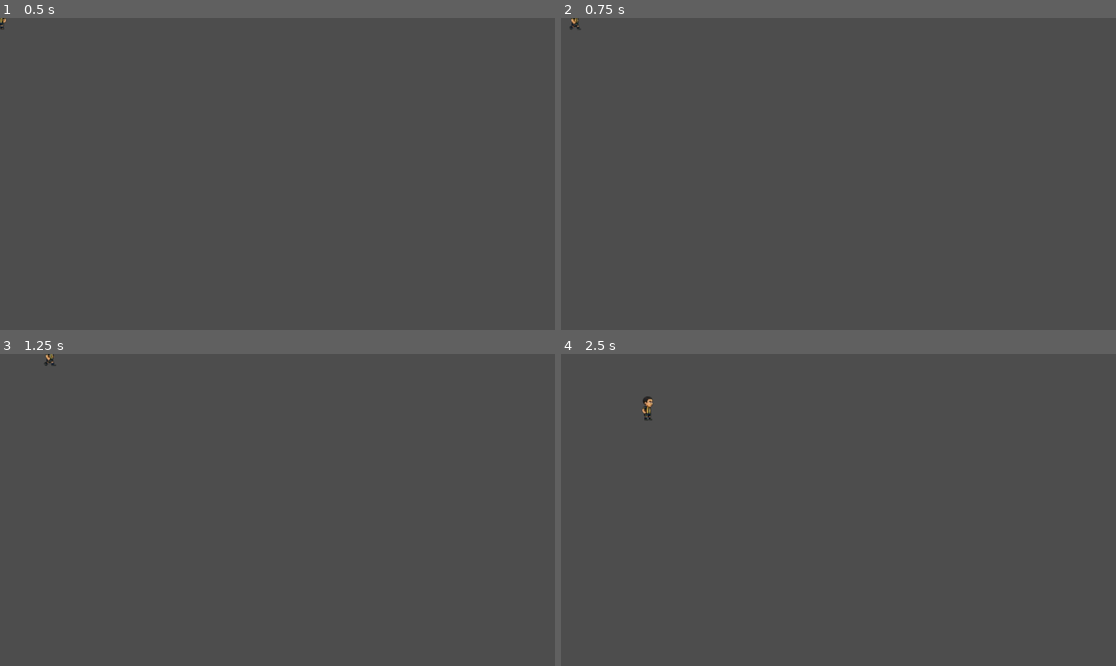
Above: before the commit, frames 1-4 (two rows, left to right).
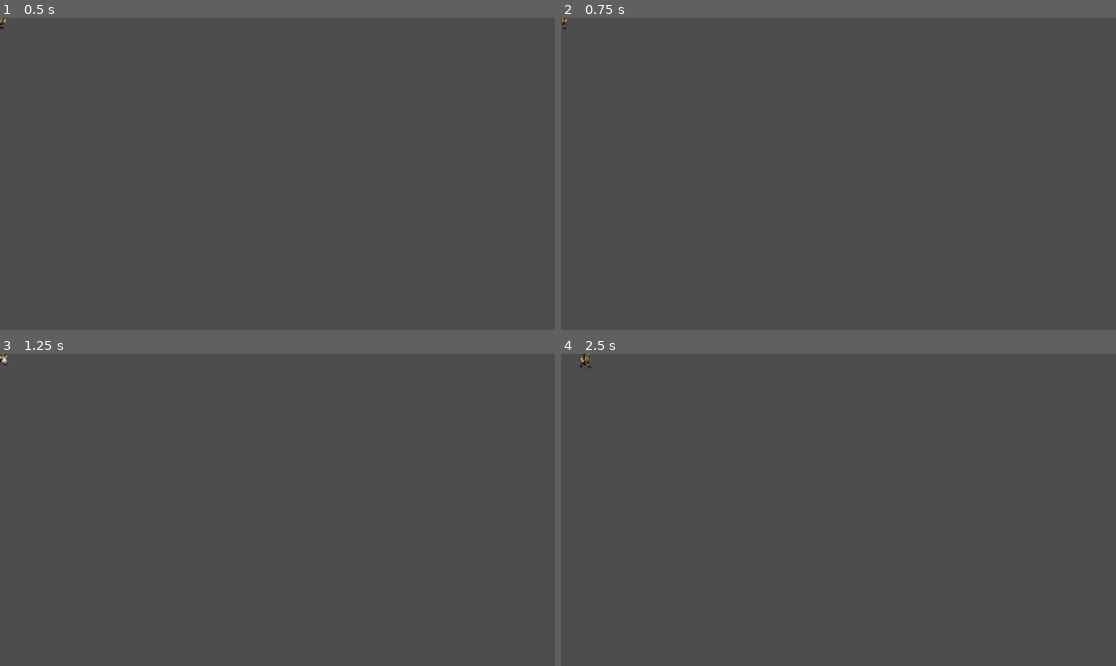
Above: after the commit, the same moments.

Repository: BenjaminGaelSerrano/TP3-Mundial-Ortiz-Serrano
Game: Godot game, scene res://Scenes/fideo.tscn
Same seed, same stepped clock (60 frames per second), same inputs: the game is played once before the commit and once after it. This scene is started directly instead of the project's main scene.
Inputs:
- Up to frame 1 (0.5 s): no input
- Up to frame 2 (0.75 s): tap Enter at 0.5 s; hold D (derecha) from 0.53 s (still down); hold Space (atacar) from 0.53 s (still down)
- Up to frame 3 (1.25 s): keep holding D (derecha); keep holding Space (atacar)
- Up to frame 4 (2.5 s): release D (derecha) at 1.28 s; release Space (atacar) at 1.28 s; hold S (abajo) 1.28-2.03 s; tap Space (atacar) at 1.35 s; hold D (derecha) from 2.03 s (still down); hold Space (atacar) from 2.03 s (still down)

Frame 1 is identical in both runs. In frame 2, less than 0.1% of the frame differs, in the area x 0-4%, y 0-4%; in frame 3, less than 0.1%; in frame 4, 0.2%, in the area x 3-17%, y 0-22%.

Commit message:
el fide puede atacar sin ningun cooldown

Diff:
--- a/secanucas/Scenes/fideo.tscn
+++ b/secanucas/Scenes/fideo.tscn
@@ -4,7 +4,7 @@
 [ext_resource type="Texture2D" uid="uid://buvmggaki8dsu" path="res://aassets/dimari/test.png" id="2_jhuu4"]
 
 [sub_resource type="RectangleShape2D" id="RectangleShape2D_grh7v"]
-size = Vector2(27, 52)
+size = Vector2(32, 52)
 
 [sub_resource type="AtlasTexture" id="AtlasTexture_07jva"]
 atlas = ExtResource("2_jhuu4")
@@ -373,94 +373,94 @@
 [sub_resource type="SpriteFrames" id="SpriteFrames_us8o8"]
 animations = [{
 "frames": [{
-"duration": 1.0,
+"duration": 0.6,
 "texture": SubResource("AtlasTexture_07jva")
 }, {
-"duration": 1.0,
+"duration": 0.7,
 "texture": SubResource("AtlasTexture_grh7v")
 }, {
-"duration": 1.0,
+"duration": 0.6,
 "texture": SubResource("AtlasTexture_oplnq")
 }, {
-"duration": 1.0,
+"duration": 0.7,
 "texture": SubResource("AtlasTexture_mipjr")
 }, {
-"duration": 1.0,
+"duration": 0.6,
 "texture": SubResource("AtlasTexture_ta735")
 }, {
-"duration": 1.0,
+"duration": 0.7,
 "texture": SubResource("AtlasTexture_qdh7u")
 }],
-"loop": true,
+"loop": false,
 "name": &"atacar_abajo",
 "speed": 5.0
 }, {
 "frames": [{
-"duration": 1.0,
+"duration": 0.6,
 "texture": SubResource("AtlasTexture_llpvp")
 }, {
-"duration": 1.0,
+"duration": 0.7,
 "texture": SubResource("AtlasTexture_pvwlv")
 }, {
-"duration": 1.0,
+"duration": 0.6,
 "texture": SubResource("AtlasTexture_o0xs2")
 }, {
-"duration": 1.0,
+"duration": 0.7,
 "texture": SubResource("AtlasTexture_d1jcm")
 }, {
-"duration": 1.0,
+"duration": 0.6,
 "texture": SubResource("AtlasTexture_qfeye")
 }, {
-"duration": 1.0,
+"duration": 0.7,
 "texture": SubResource("AtlasTexture_swcyb")
 }],
-"loop": true,
+"loop": false,
 "name": &"atacar_arriba",
 "speed": 5.0
 }, {
 "frames": [{
-"duration": 1.0,
+"duration": 0.6,
 "texture": SubResource("AtlasTexture_1af7s")
 }, {
-"duration": 1.0,
+"duration": 0.7,
 "texture": SubResource("AtlasTexture_5un6h")
 }, {
-"duration": 1.0,
+"duration": 0.6,
 "texture": SubResource("AtlasTexture_0rhlu")
 }, {
-"duration": 1.0,
+"duration": 0.7,
 "texture": SubResource("AtlasTexture_ct2wf")
 }, {
-"duration": 1.0,
+"duration": 0.6,
 "texture": SubResource("AtlasTexture_3jd28")
 }, {
-"duration": 1.0,
+"duration": 0.7,
 "texture": SubResource("AtlasTexture_m8qgf")
 }],
-"loop": true,
+"loop": false,
 "name": &"atacar_derecha",
 "speed": 5.0
 }, {
 "frames": [{
-"duration": 1.0,
+"duration": 0.6,
 "texture": SubResource("AtlasTexture_hwltb")
 }, {
-"duration": 1.0,
+"duration": 0.7,
 "texture": SubResource("AtlasTexture_dtkdu")
 }, {
-"duration": 1.0,
+"duration": 0.6,
 "texture": SubResource("AtlasTexture_rvvkj")
 }, {
-"duration": 1.0,
+"duration": 0.7,
 "texture": SubResource("AtlasTexture_1epao")
 }, {
-"duration": 1.0,
+"duration": 0.6,
 "texture": SubResource("AtlasTexture_ur3ad")
 }, {
-"duration": 1.0,
+"duration": 0.7,
 "texture": SubResource("AtlasTexture_wverp")
 }],
-"loop": true,
+"loop": false,
 "name": &"atacar_izquierda",
 "speed": 5.0
 }, {
@@ -717,14 +717,16 @@
 }]
 
 [node name="Fideo" type="CharacterBody2D" unique_id=1783322333]
+collision_layer = 2
+collision_mask = 5
 script = ExtResource("1_oplnq")
 
 [node name="CollisionShape2D" type="CollisionShape2D" parent="." unique_id=439949681]
-position = Vector2(-0.5, 0)
+position = Vector2(2, 0)
 shape = SubResource("RectangleShape2D_grh7v")
 
 [node name="AnimatedSprite2D" type="AnimatedSprite2D" parent="." unique_id=2085925937]
 position = Vector2(0, -1.9073486e-06)
 scale = Vector2(1.1369386, 1.0453664)
 sprite_frames = SubResource("SpriteFrames_us8o8")
-animation = &"caminar_derecha"
+animation = &"caminar_abajo"
--- /dev/null
+++ b/secanucas/Scenes/pañuelo_1.tscn
@@ -0,0 +1,18 @@
+[gd_scene format=3 uid="uid://det28s1inbqeq"]
+
+[ext_resource type="Script" uid="uid://dilpt0gvjhrxg" path="res://scripts/pañuelo.gd" id="1_0f2w7"]
+[ext_resource type="Texture2D" uid="uid://b4gcwq0pvi03w" path="res://aassets/items/pañuelo1.png" id="1_1uwwb"]
+
+[sub_resource type="CircleShape2D" id="CircleShape2D_q2mmt"]
+
+[node name="pañuelo1" type="Area2D" unique_id=1875602740]
+script = ExtResource("1_0f2w7")
+
+[node name="CollisionShape2D" type="CollisionShape2D" parent="." unique_id=2008663868]
+shape = SubResource("CircleShape2D_q2mmt")
+
+[node name="Sprite2D" type="Sprite2D" parent="CollisionShape2D" unique_id=896443313]
+scale = Vector2(0.049586765, 0.04651162)
+texture = ExtResource("1_1uwwb")
+
+[connection signal="body_entered" from="." to="." method="_on_body_entered"]
--- a/secanucas/project.godot
+++ b/secanucas/project.godot
@@ -42,6 +42,18 @@
 "events": [Object(InputEventKey,"resource_local_to_scene":false,"resource_name":"","device":-1,"window_id":0,"alt_press …(191 unchanged characters)…
 ]
 }
+secar={
+"deadzone": 0.2,
+"events": [Object(InputEventKey,"resource_local_to_scene":false,"resource_name":"","device":-1,"window_id":0,"alt_pressed":false,"shift_pressed":false,"ctrl_pressed":false,"meta_pressed":false,"pressed":false,"keycode":0,"physical_keycode":82,"key_label":0,"unicode":114,"location":0,"echo":false,"script":null)
+]
+}
+
+[layer_names]
+
+2d_physics/layer_1="mundi"
+2d_physics/layer_2="jugadores"
+2d_physics/layer_3="chiqui"
+2d_physics/layer_4="ataques"
 
 [physics]
 
--- /dev/null
+++ b/secanucas/scripts/pañuelo.gd
@@ -0,0 +1,31 @@
+extends Area2D
+
+const pañuelo= preload("res://Scenes/pañuelo_1.tscn")
+@export var velocidad: float=400.0
+@export var daño: int=15
+@export var distancia_maxima: float=26.0
+
+@export var multiplicador: float= 1.0
+@export var usos_maximos: int= 5
+@export var tiempo_secado: float= 2.0
+var danio_jugador: int= 0
+var direction: Vector2= Vector2.ZERO
+var distancia_recorrida: float= 0.0
+
+func _ready() -> void:
+	pass
+func _process(delta: float) -> void:
+	var paso= direction * velocidad * delta
+	position += paso
+	rotation=direction.angle()
+	distancia_recorrida += paso.length()
+	if distancia_recorrida >= distancia_maxima:
+		queue_free()
+
+
+func _on_body_entered(body: Node2D) -> void:
+	if body.has_method("recibir_daño"):
+		var danio_final = int(danio_jugador * multiplicador)
+		body.recibir_daño(danio_final)
+	if body is TileMapLayer or body.has_method("recibir_daño"):
+		queue_free()
--- a/secanucas/scripts/secanucas.gd
+++ b/secanucas/scripts/secanucas.gd
@@ -1,16 +1,22 @@
 extends CharacterBody2D
-
 class_name JugadorBase
+const pañuelo= preload("res://Scenes/pañuelo_1.tscn")
 #const SPEED = 300.0
 #const JUMP_VELOCITY = -400.0
-@export var vidas: int=5
+
+signal vida_cambiada(nueva_vida: int)
+@export var vida_maxima: int=5
+@onready var vidas: int=vida_maxima
 @export var velocidad: float=150.0
 @export var daño: int=10
 @onready var animacion=$AnimatedSprite2D
 var ultima_dir="abajo"
-
+var atacando: bool=false
 
 func _physics_process(delta: float) -> void:
+	if atacando:
+		move_and_slide()
+		return
 	var direccion = Input.get_vector("izquierda", "derecha", "arriba", "abajo")
 	if direccion == Vector2.ZERO:
 		velocity = Vector2.ZERO
@@ -29,7 +35,36 @@
 		velocity = direccion * velocidad
 		actualizar_animacion("caminar")
 	move_and_slide()
+func recibir_daño(dañorecibido: int) -> void:
+	vidas-=dañorecibido
+	vida_cambiada.emit(vidas)
+	if vidas<=0:
+		#por ahora no hay escena de muerte
+		#get_tree().change_scene_to_file("res://escenas/muerte.tscn")
+		queue_free()
 
+func _input(event: InputEvent) -> void:
+	if event.is_action_pressed("atacar") and not atacando:
+		atacar()
+
+func atacar() -> void:
+	atacando=true
+	velocity=Vector2.ZERO
+	animacion.play("atacar_"+ultima_dir)
+	var proyectil=pañuelo.instantiate()
+	proyectil.global_position=global_position
+	proyectil.daño=daño
+	if ultima_dir == "arriba":
+		proyectil.direction=Vector2(0, -1)
+	elif ultima_dir == "abajo":
+		proyectil.direction=Vector2(0, 1)
+	elif ultima_dir == "izquierda":
+		proyectil.direction=Vector2(-1, 0)
+	elif ultima_dir == "derecha":
+		proyectil.direction=Vector2(1, 0)
+	get_parent().add_child(proyectil)
+	await animacion.animation_finished
+	atacando = false
 
 
 
Binary file added: secanucas/aassets/items/pañuelo1.png
Not shown, added: secanucas/aassets/items/pañuelo1.png.import
Binary file added: secanucas/aassets/items/pañuelo2.png
Not shown, added: secanucas/aassets/items/pañuelo2.png.import
Not shown, added: secanucas/scripts/pañuelo.gd.uid
